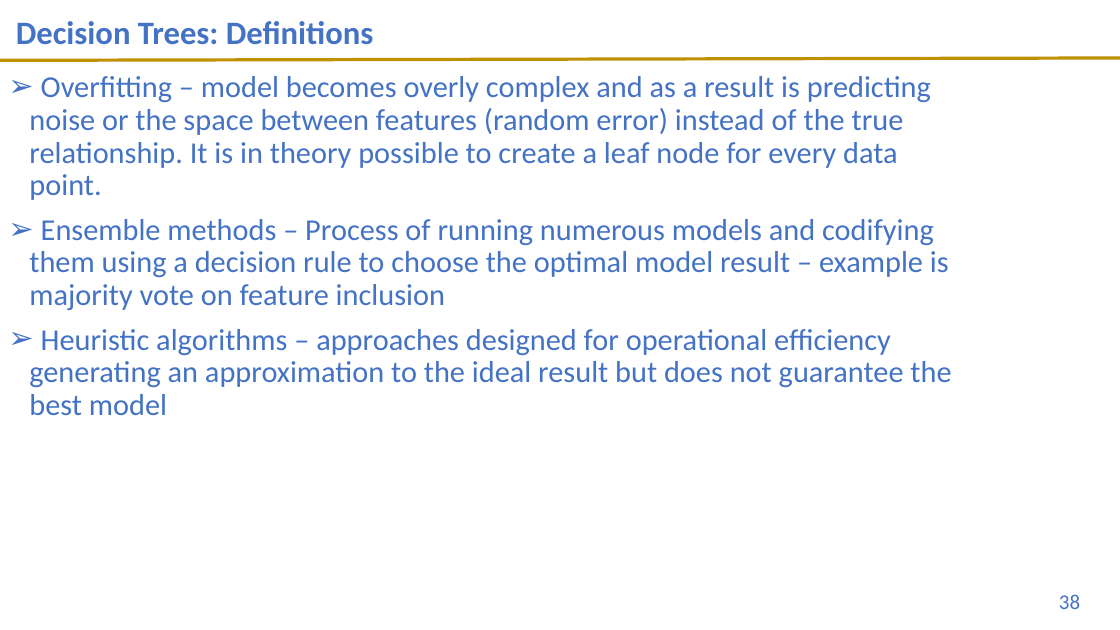
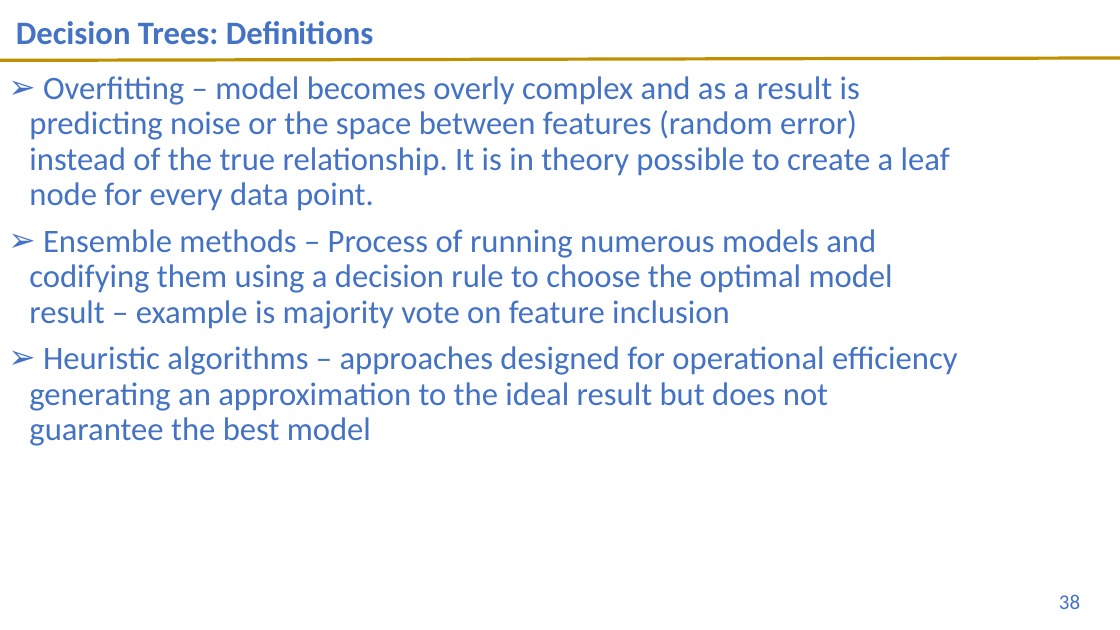
Before and after one commit to UVADS/DS-3001, a slide deck: slide 38 of 11_DT/Decision_Trees_4.28.21.pptx. Drawn at 1120x630 pixels with LibreOffice and Linux fonts; fonts in the diff are those of the drawing; background and template pictures are left out. Boxes give left, top, right and bottom in pixels: in the first picture for what was removed or moved away, otherwise in the second. Text is boxed around its words. In the diff, an @@ line names an element or a change of style, - is before the commit and + after.

```diff
--- a/11_DT/Decision_Trees_4.28.21.pptx
+++ b/11_DT/Decision_Trees_4.28.21.pptx
@@ text "Overfitting – model becomes overly ..." at box(29, 76, 957, 446): size 26 to 28 pt @@
```
Also in this commit, not shown: 3 other slides changed, 2 other files.
